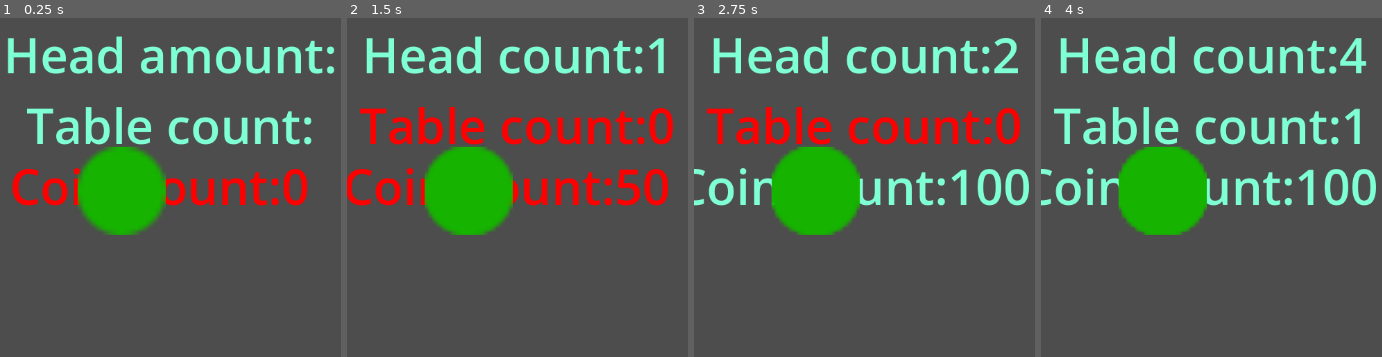
Above: before the commit, frames 1-4 (left to right).
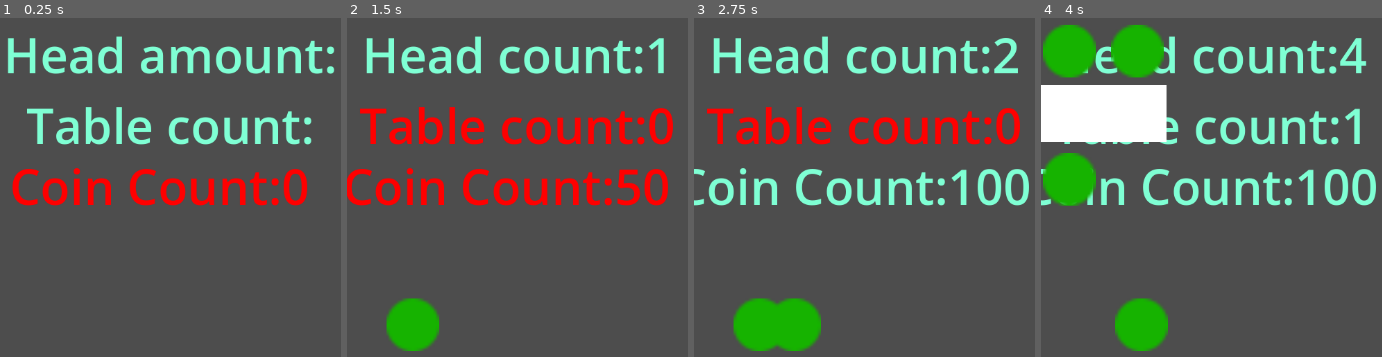
Above: after the commit, the same moments.

Repository: barrettab456/Event-Simulation
Game: Godot game, scene res://main.tscn
The game is run twice, just before and just after one commit, with the same random seed, the same clock (stepped at 60 frames per second) and the same inputs.
Inputs (mouse positions are in pixels of both pictures, inside the frame that each line leads up to):
- Up to frame 1 (0.25 s): no input
- Up to frame 2 (1.5 s): tap Enter (add_table) at 0.5 s; move the mouse to (outside the picture) at 0.52 s; hold Space (add_person) 0.53-1.25 s; click (outside the picture) at 0.67 s; drag from (585, 258) to (outside the picture) at 1.27 s
- Up to frame 3 (2.75 s): tap Enter (add_table) at 2 s; move the mouse to (outside the picture) at 2.02 s; hold Enter (add_table) from 2.03 s (still down); click (outside the picture) at 2.17 s; tap Space (add_person) at 2.3 s
- Up to frame 4 (4 s): release Enter (add_table) at 2.75 s; tap Space (add_person) at 2.75 s; drag from (outside the picture) to (1201, 170) at 2.77 s; tap Enter (add_table) at 3.5 s; move the mouse to (outside the picture) at 3.52 s; hold Space (add_person) from 3.53 s (still down); tap Alt at 3.6 s; click (outside the picture) at 3.67 s

The runs differ from the first frame. In frame 1, 5.6% of the frame differs, in the area x 22-49%, y 38-65%; in frame 2, 7.8%; in frame 3, 9.3%; in frame 4, 20%, in the area x 0-49%, y 2-99%.

Commit message:
table with bugs

Diff:
--- a/Table.tscn
+++ b/Table.tscn
@@ -4,3 +4,9 @@
 
 [node name="table" type="Node2D"]
 script = ExtResource("1_2sdc1")
+
+[node name="square" type="ColorRect" parent="."]
+offset_left = -4.0
+offset_top = 104.0
+offset_right = 181.0
+offset_bottom = 186.0
--- a/guest.gd
+++ b/guest.gd
@@ -1,6 +1,6 @@
-extends Node
+extends Node2D
 var satisfaction = 50
 var is_seated = false
 var ticket_price = 50
 
-#@onready var circle = $circle
+@onready var circle = $circle
--- a/guest.tscn
+++ b/guest.tscn
@@ -9,8 +9,8 @@
 [node name="Sprite2D" type="Sprite2D" parent="."]
 
 [node name="circle" type="TextureRect" parent="."]
-offset_left = 112.0
-offset_top = 193.0
-offset_right = 239.0
-offset_bottom = 320.0
+offset_left = 7.0
+offset_top = 12.0
+offset_right = 83.0
+offset_bottom = 88.0
 texture = ExtResource("2_flo8d")
--- a/main.gd
+++ b/main.gd
@@ -30,11 +30,12 @@
 	var guest = preload("res://Guest.tscn").instantiate()
 	add_child(guest)
 	unseated_guest_list.append(guest)
+	guest.position = Vector2(50 * unseated_guest_list.size(), 400)
 
 	guests += 1
 	coins += guest.ticket_price
 
-	#$UI/guest_circls.add_child(guest.circle)
+	#$UI/guest_circles.add_child(guest.circle)
 
 	seat_guest_at_table(guest)
 	sufficient_funds()
@@ -66,11 +67,11 @@
 func seat_guest_at_table(guest):
 	for t in table_list:
 		if t.has_space():
-			t.sit_guest()
+			t.sit_guest(guest)
 			guest.is_seated = true
-			unseated_guest_list.erase(guest)
-		else:
-			guest.is_seated = false
+			if guest in unseated_guest_list:
+				unseated_guest_list.erase(guest)
+			return
 
 
 func update_hud():
--- a/main.tscn
+++ b/main.tscn
@@ -1,8 +1,6 @@
-[gd_scene load_steps=4 format=3 uid="uid://bueaoq2xny5pj"]
+[gd_scene load_steps=2 format=3 uid="uid://bueaoq2xny5pj"]
 
 [ext_resource type="Script" uid="uid://dtsnjoyjmny53" path="res://main.gd" id="1_ig7tw"]
-[ext_resource type="PackedScene" uid="uid://bcdh18lcrrl1s" path="res://Guest.tscn" id="2_h2yge"]
-[ext_resource type="PackedScene" uid="uid://cgn4j0axtxyba" path="res://Table.tscn" id="3_1bvp3"]
 
 [node name="Main" type="Node"]
 script = ExtResource("1_ig7tw")
@@ -33,7 +31,3 @@
 theme_override_font_sizes/font_size = 70
 text = "Table Count: #"
 horizontal_alignment = 1
-
-[node name="guest" parent="." instance=ExtResource("2_h2yge")]
-
-[node name="table" parent="." instance=ExtResource("3_1bvp3")]
--- a/table.gd
+++ b/table.gd
@@ -2,10 +2,20 @@
 
 var max_capacity = 4
 var seated_guests = 0
+var sat_guest_list = []
 
 func has_space():
 	return seated_guests < max_capacity
 
-func sit_guest():
+func sit_guest(guest):
 	if has_space():
 		seated_guests+=1
+		sat_guest_list.append(guest)
+		if seated_guests == 1:
+			guest.position = Vector2(-4,5)
+		if seated_guests == 2:
+			guest.position = Vector2(94,5)
+		if seated_guests == 3:
+			guest.position = Vector2(-4,190)
+		if seated_guests == 4:
+			guest.position = Vector2(94,190)
